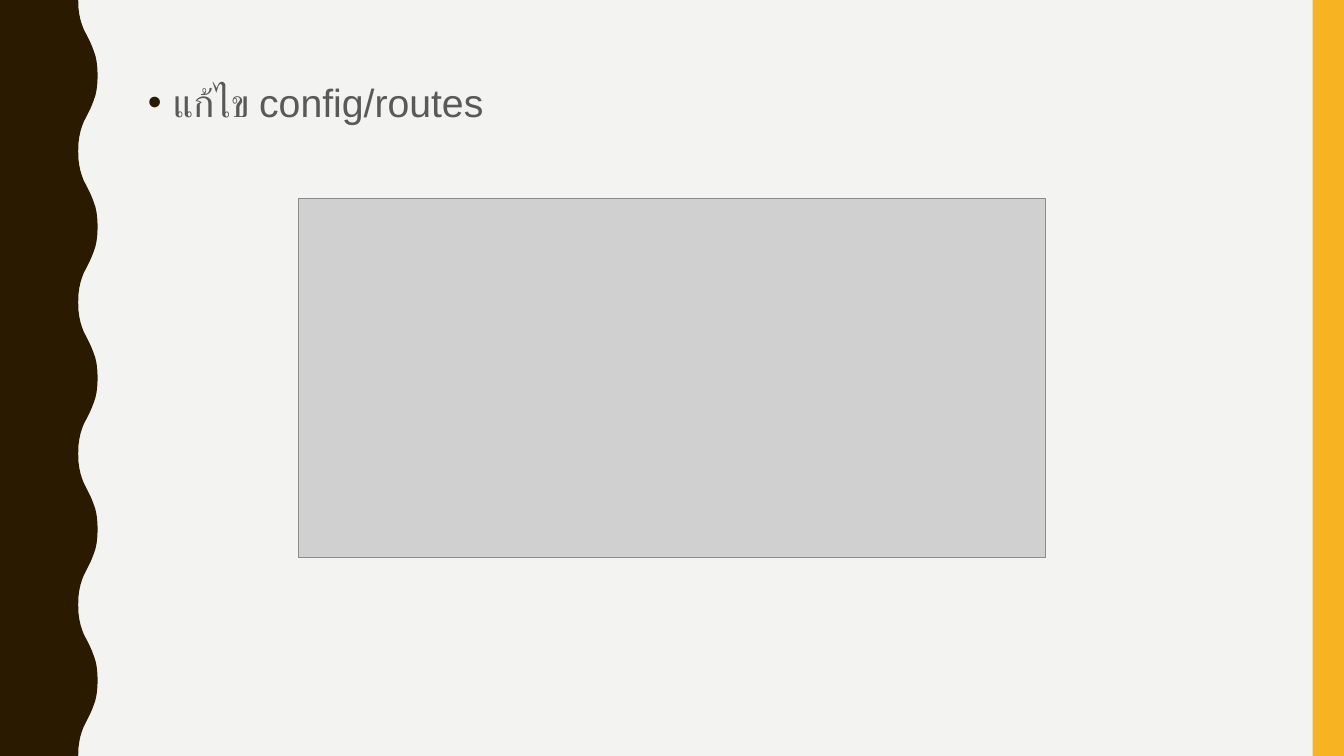
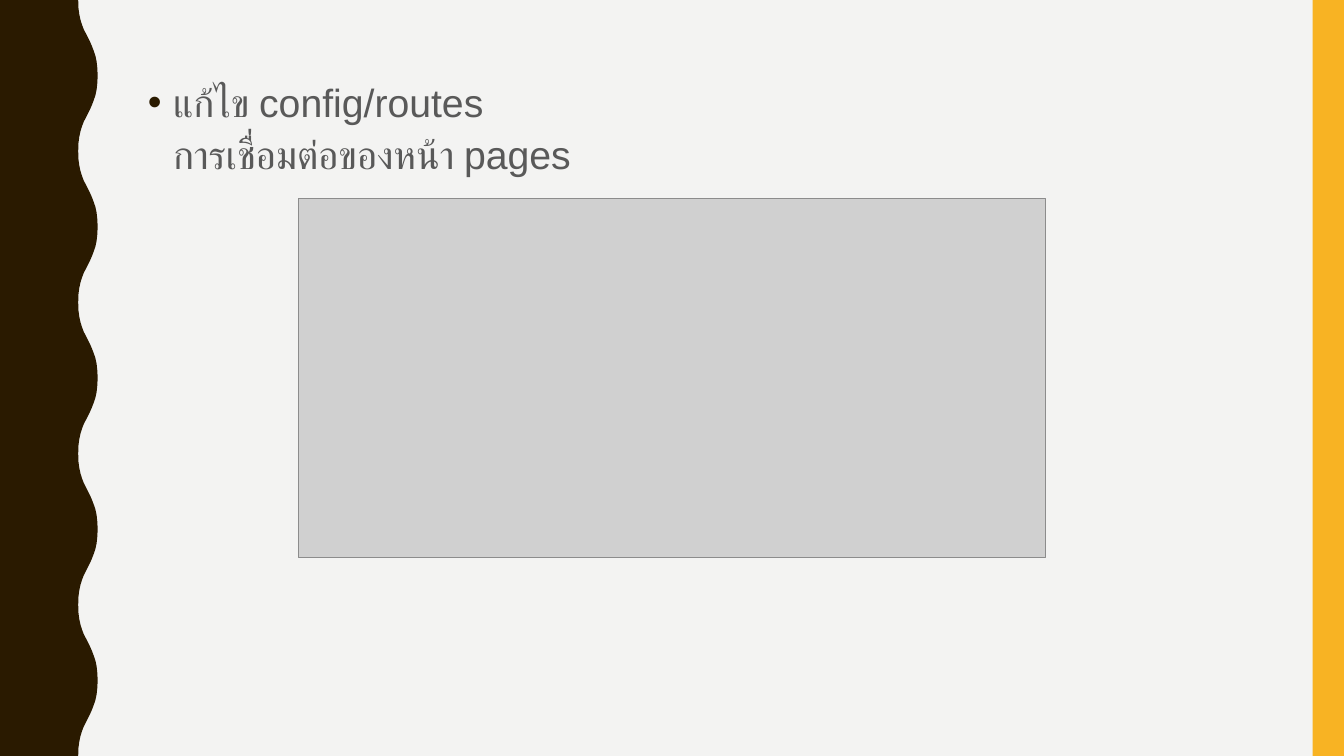
Before and after one commit to Suthaporn/interview_rails, a slide deck: slide 20 of present.pptx. Drawn at 1344x756 pixels with LibreOffice and Linux fonts; fonts in the diff are those of the drawing; grey boxes stand for pictures. Boxes give left, top, right and bottom in pixels: in the first picture for what was removed or moved away, otherwise in the second. Text is boxed around its words. In the diff, an @@ line names an element or a change of style, - is before the commit and + after.

```diff
--- a/present.pptx
+++ b/present.pptx
@@ text at [173,86,571,177]: text changed @@
-• แก้ไข config/routes
+• แก้ไข config/routes
+  การเชื่อมต่อของหน้า pages
```
Also in this commit, not shown: 6 other slides changed.
